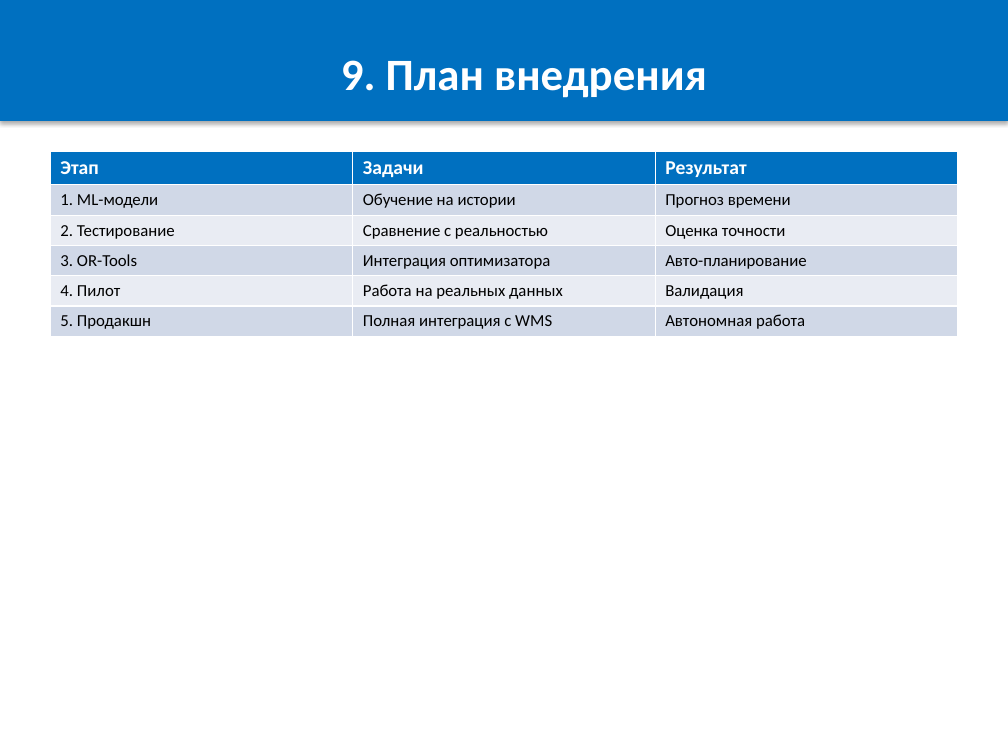
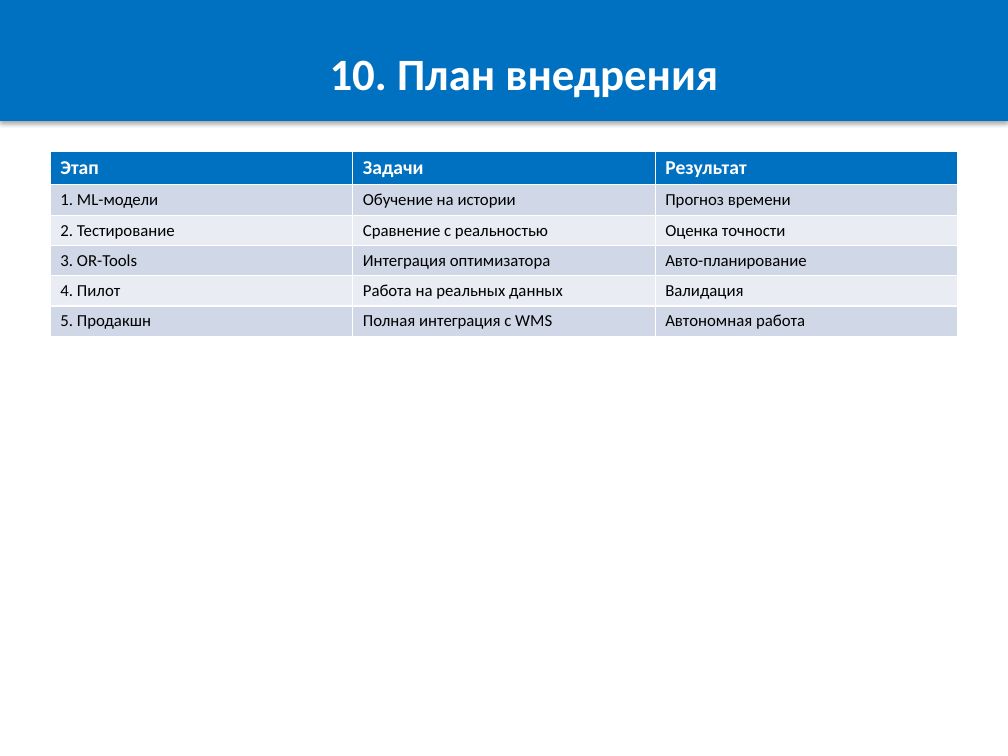
Before and after one commit to OnicaIon/WMSOpti, a slide deck: slide 11 of docs/WMS_Buffer_Optimization.pptx (slide 10 before the commit). Drawn at 1008x756 pixels with LibreOffice and Linux fonts; fonts in the diff are those of the drawing. Boxes give left, top, right and bottom in pixels: in the first picture for what was removed or moved away, otherwise in the second. Text is boxed around its words. In the diff, an @@ line names an element or a change of style, - is before the commit and + after.

```diff
--- a/docs/WMS_Buffer_Optimization.pptx
+++ b/docs/WMS_Buffer_Optimization.pptx
@@ text in rectangle at (330, 60, 718, 98): text changed @@
-9. План внедрения
+10. План внедрения
```
Also in this commit, not shown: 5 other slides changed, 1 slide added, 2 other files.
